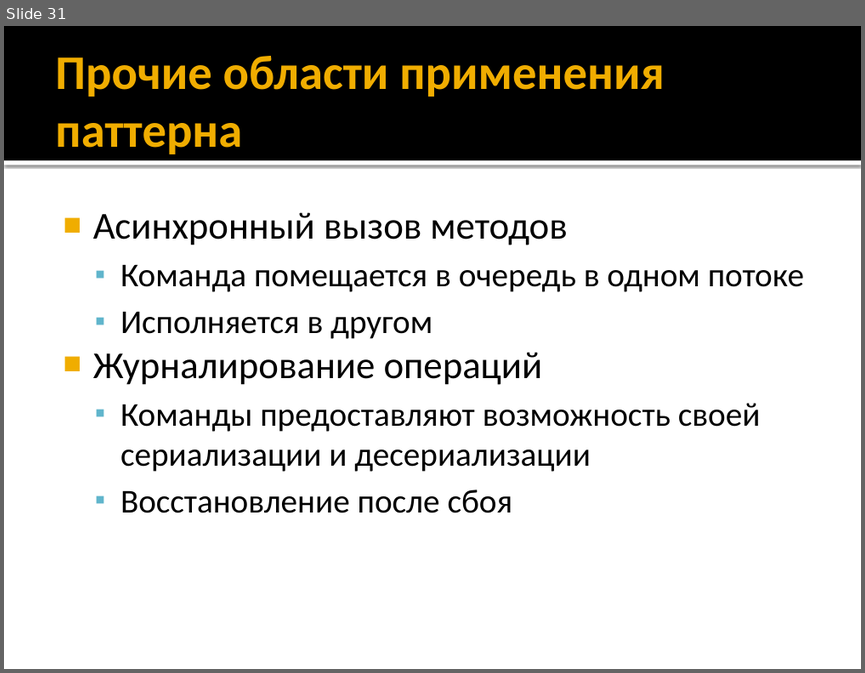
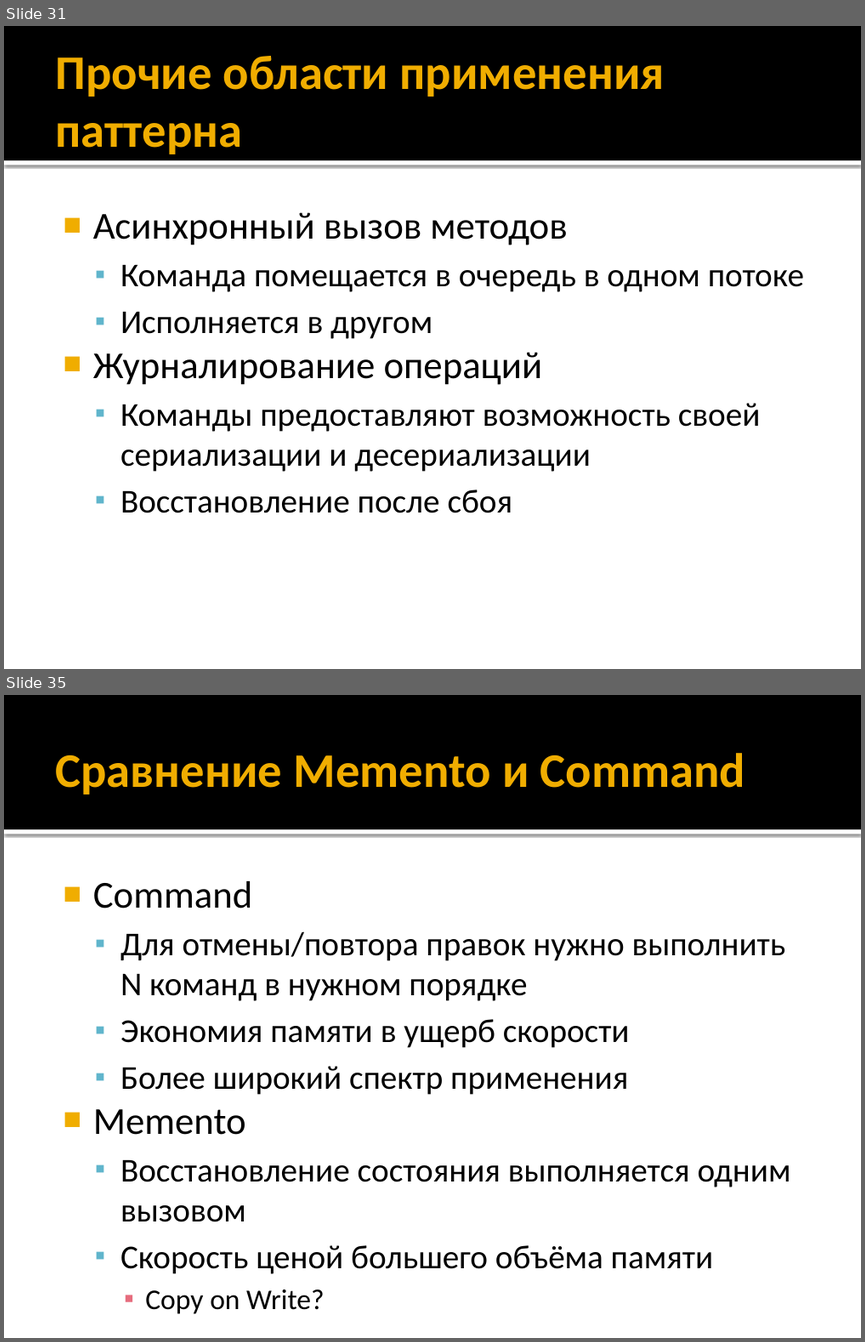
Before and after one commit to alexey-malov/ood, a slide deck: lectures/06.command/command.pptx. Shown one above the other, each under a label of ours: slide 31 before the commit, slides 31 and 35 after it; the slides between them are not shown. The pictures are 865x673 and 865x1342 pixels, drawn with LibreOffice and Linux fonts; fonts in the diff are those of the drawing. Boxes give left, top, right and bottom in pixels: in the first picture for what was removed or moved away, otherwise in the second. Text is boxed around its words. In the diff, an @@ line names an element or a change of style, - is before the commit and + after.

Commit message:
Добавлен паттерн Memento

```diff
--- a/lectures/06.command/command.pptx
+++ b/lectures/06.command/command.pptx
@@ slide 35 added at (4, 695, 861, 1338), background #FFFFFF; not listed: 2 template elements that a slide beside it also shows @@
@@ title added at (55, 753, 746, 794), 40.5 pt, text #F0AD00, bold @@
+Сравнение Memento и Command
@@ text added at (93, 881, 791, 1310), 28 pt, text #000000 @@
+■ Command
+  ▪ Для отмены/повтора правок нужно выполнить N команд в нужном порядке
+  ▪ Экономия памяти в ущерб скорости
+  ▪ Более широкий спектр применения
+■ Memento
+  ▪ Восстановление состояния выполняется одним вызовом
+  ▪ Скорость ценой большего объёма памяти
+    ▪ Copy on Write?
```
Also in this commit, not shown: 1 slide changed, 4 other slides added, 1 other file.
